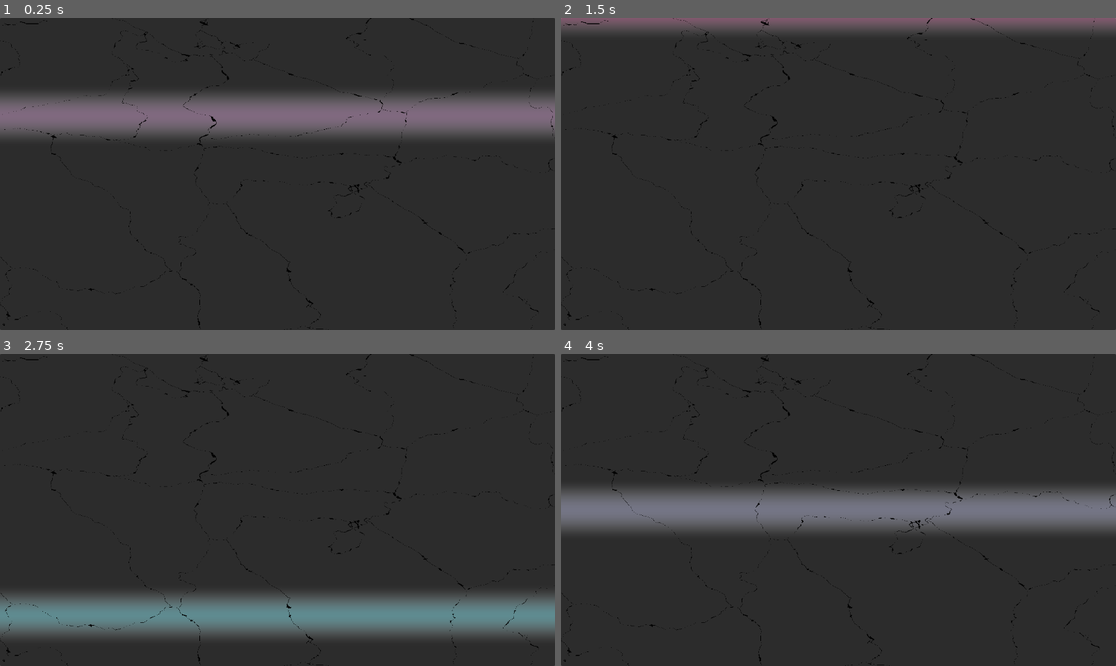
Above: before the commit, frames 1-4 (two rows, left to right).
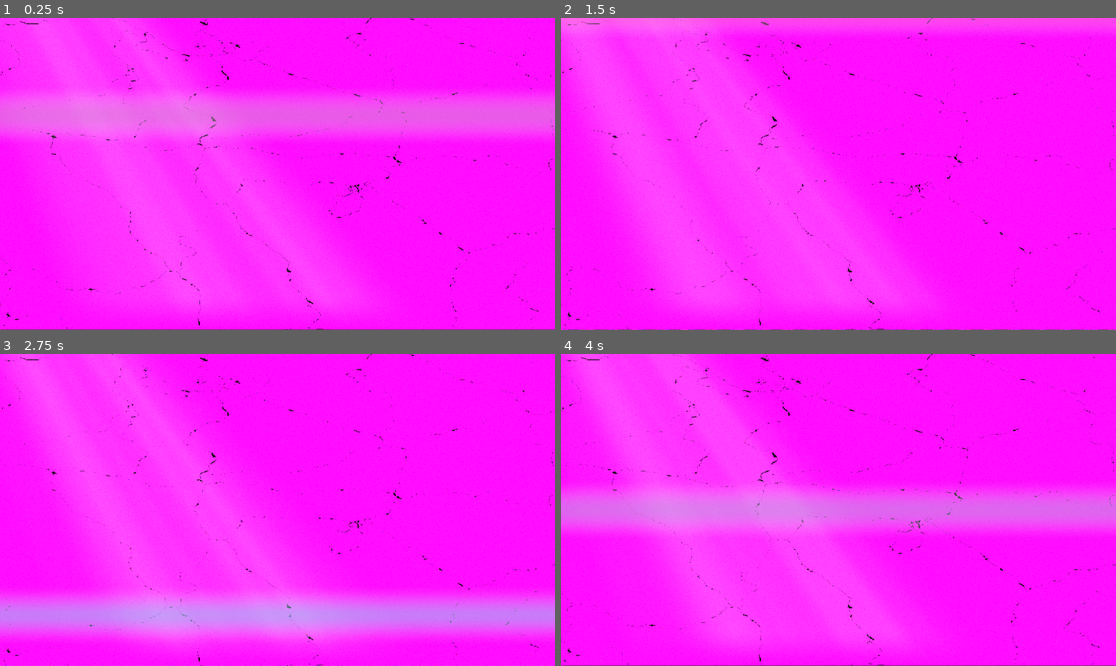
Above: after the commit, the same moments.

Repository: face-hh/wattesigma
Game: Godot game, scene res://Scenes/CEF.tscn
The game is run twice, just before and just after one commit, with the same random seed, the same clock (stepped at 60 frames per second) and the same inputs.
Inputs (mouse positions are in pixels of both pictures, inside the frame that each line leads up to):
- Up to frame 1 (0.25 s): no input
- Up to frame 2 (1.5 s): tap Enter at 0.5, 0.6 s; move the mouse to (960, 158) at 0.52 s; hold Up 0.53-1.28 s; click (960, 158) at 0.67 s; move the mouse to (727, 189) at 1.27 s; hold S from 1.28 s (still down); tap Keypad Enter at 1.35 s; click (727, 189) at 1.42 s
- Up to frame 3 (2.75 s): move the mouse to (333, 441) at 2.02 s; release S at 2.03 s; hold Up from 2.03 s (still down); tap Enter at 2.1 s; click (333, 441) at 2.17 s
- Up to frame 4 (4 s): move the mouse to (810, 572) at 2.77 s; tap Keypad Enter at 2.85 s; click (810, 572) at 2.92 s; move the mouse to (1005, 556) at 3.52 s; release Up at 3.53 s; hold S from 3.53 s (still down); tap Enter at 3.6 s; click (1005, 556) at 3.67 s

The runs differ from the first frame. In frame 1, 100% of the frame differs, in the area x 0-100%, y 0-100%; in frame 2, 100%; in frame 3, 100%; in frame 4, 100%.
Error before the commit: Invalid call. Nonexistent function 'initialize' in base 'Node'. (res://Scripts/CEF.gd:231)
Error after the commit: Invalid call. Nonexistent function 'initialize' in base 'Node'. (res://Scripts/CEF.gd:240)

Commit message:
more shader and code refactoring

Diff:
--- a/Scenes/CEF.tscn
+++ b/Scenes/CEF.tscn
@@ -1,11 +1,12 @@
-[gd_scene load_steps=15 format=3 uid="uid://cg0dpkfqho8xs"]
+[gd_scene load_steps=20 format=3 uid="uid://cg0dpkfqho8xs"]
 
 [ext_resource type="Script" path="res://Scripts/CEF.gd" id="1_j4gvw"]
 [ext_resource type="Shader" path="res://Shaders/test.gdshader" id="1_of60d"]
 [ext_resource type="Shader" path="res://Shaders/Blur.gdshader" id="2_qqkxj"]
 [ext_resource type="PackedScene" uid="uid://scu3pvp6we0w" path="res://Scenes/TabsOverlay.tscn" id="3_fpfdj"]
 [ext_resource type="PackedScene" uid="uid://bqc4y2g8862jh" path="res://Scenes/SearchBar.tscn" id="5_i6ar6"]
-[ext_resource type="Shader" path="res://Shaders/test2.gdshader" id="6_6nit7"]
+[ext_resource type="Shader" path="res://Shaders/wind.gdshader" id="5_j6ru3"]
+[ext_resource type="Shader" path="res://Shaders/BloodLossFeverBullshit.gdshader" id="6_6nit7"]
 [ext_resource type="Shader" path="res://Shaders/test3.gdshader" id="7_tdbtu"]
 
 [sub_resource type="ShaderMaterial" id="ShaderMaterial_gxtfe"]
@@ -20,23 +21,91 @@
 glow_strength = 0.49
 glow_blend_mode = 1
 
-[sub_resource type="Gradient" id="Gradient_0tigl"]
-colors = PackedColorArray(0.961188, 5.77569e-07, 0.503543, 1, 0, 1, 1, 1)
-
-[sub_resource type="GradientTexture1D" id="GradientTexture1D_aush5"]
-gradient = SubResource("Gradient_0tigl")
-
-[sub_resource type="ShaderMaterial" id="ShaderMaterial_ulghg"]
-shader = ExtResource("1_of60d")
-shader_parameter/size_effect = 0.1
-shader_parameter/speed = 2.625
-shader_parameter/highlight_strength = 0.5
-shader_parameter/color_mode_toggle = false
-shader_parameter/is_horizontal = false
-shader_parameter/color_gradient = SubResource("GradientTexture1D_aush5")
-
-[sub_resource type="ShaderMaterial" id="ShaderMaterial_41mvn"]
-shader = ExtResource("6_6nit7")
+[sub_resource type="Shader" id="Shader_jg38n"]
+code = "shader_type canvas_item;
+
+#define iResolution 1.0/SCREEN_PIXEL_SIZE
+#define iTime TIME
+
+uniform sampler2D iChannel0;
+uniform float strength = 1.0;
+uniform float speed = 1.0;
+uniform vec2 disp = vec2(1.0, 1.0);
+
+
+vec2 GetGradient(vec2 intPos, float t) {
+
+    // Uncomment for calculated rand
+    //float rand = fract(sin(dot(intPos, vec2(12.9898, 78.233))) * 43758.5453);;
+
+    // Texture-based rand (a bit faster on my GPU)
+    float rand = texture(iChannel0, intPos / 64.0).r;
+
+    // Rotate gradient: random starting rotation, random rotation rate
+    float angle = 6.283185 * rand + 4.0 * t * rand;
+    return vec2(cos(angle), sin(angle));
+}
+
+
+float Pseudo3dNoise(vec3 pos) {
+    vec2 i = floor(pos.xy);
+    vec2 f = pos.xy - i;
+    vec2 blend = f * f * (3.0 - 2.0 * f);
+    float noiseVal =
+        mix(
+            mix(
+                dot(GetGradient(i + vec2(0, 0), pos.z), f - vec2(0, 0)),
+                dot(GetGradient(i + vec2(1, 0), pos.z), f - vec2(1, 0)),
+                blend.x),
+            mix(
+                dot(GetGradient(i + vec2(0, 1), pos.z), f - vec2(0, 1)),
+                dot(GetGradient(i + vec2(1, 1), pos.z), f - vec2(1, 1)),
+                blend.x),
+        blend.y
+    );
+    return noiseVal / 0.7; // normalize to about [-1..1]
+}
+
+
+void fragment() {
+	float ratio = SCREEN_PIXEL_SIZE.x / SCREEN_PIXEL_SIZE.y;
+	vec2 noise_uv = UV / vec2(ratio, 1.0);
+    float noiseVal = 0.5 + 0.5 * Pseudo3dNoise(vec3(noise_uv * 10.0 * strength, iTime * speed));
+
+    vec2 uv = UV;
+    float noiseWeight = 0.05;
+    uv.x += noiseVal * noiseWeight * disp.x;
+    uv.y += noiseVal * noiseWeight * disp.y;
+    vec3 col = texture(iChannel0,uv).rgb;
+
+    COLOR.rgb = vec3(col);
+
+}"
+
+[sub_resource type="NoiseTexture2D" id="NoiseTexture2D_nw78w"]
+
+[sub_resource type="ShaderMaterial" id="ShaderMaterial_kp26g"]
+shader = SubResource("Shader_jg38n")
+shader_parameter/strength = 1.0
+shader_parameter/speed = 1.0
+shader_parameter/disp = Vector2(200, 100)
+shader_parameter/iChannel0 = SubResource("NoiseTexture2D_nw78w")
+
+[sub_resource type="ShaderMaterial" id="ShaderMaterial_q4nje"]
+shader = ExtResource("5_j6ru3")
+shader_parameter/angle = -0.125
+shader_parameter/position = -0.195
+shader_parameter/spread = 0.565
+shader_parameter/cutoff = 0.15
+shader_parameter/falloff = 0.12
+shader_parameter/edge_fade = 0.185
+shader_parameter/speed = 13.821
+shader_parameter/ray1_density = 8.0
+shader_parameter/ray2_density = 30.0
+shader_parameter/ray2_intensity = 0.17
+shader_parameter/color = Color(1, 0.9, 0.65, 0.3)
+shader_parameter/hdr = true
+shader_parameter/seed = 5.0
 
 [sub_resource type="ShaderMaterial" id="ShaderMaterial_7khm3"]
 shader = ExtResource("7_tdbtu")
@@ -51,6 +120,35 @@
 shader_parameter/reflection_offset = Vector2(1, 1)
 shader_parameter/reflection_color = Color(0, 0, 0, 1)
 
+[sub_resource type="ShaderMaterial" id="ShaderMaterial_41mvn"]
+shader = ExtResource("6_6nit7")
+shader_parameter/bits_per_channel = 8.0
+shader_parameter/dither_strength = 0.114
+shader_parameter/bloom_threshold = 1.0
+shader_parameter/bloom_intensity = 10.0
+shader_parameter/initial_pixelation = 2000.0
+shader_parameter/color_relaxation = 0.0
+shader_parameter/relaxation_color = Vector3(1, 1, 1)
+shader_parameter/threshold_r = 0.5
+shader_parameter/threshold_g = 0.5
+shader_parameter/threshold_b = 0.5
+shader_parameter/threshold_color = Vector3(1, 1, 1)
+
+[sub_resource type="Gradient" id="Gradient_0tigl"]
+colors = PackedColorArray(0.961188, 5.77569e-07, 0.503543, 1, 0, 1, 1, 1)
+
+[sub_resource type="GradientTexture1D" id="GradientTexture1D_aush5"]
+gradient = SubResource("Gradient_0tigl")
+
+[sub_resource type="ShaderMaterial" id="ShaderMaterial_ulghg"]
+shader = ExtResource("1_of60d")
+shader_parameter/size_effect = 0.1
+shader_parameter/speed = 2.625
+shader_parameter/highlight_strength = 0.5
+shader_parameter/color_mode_toggle = false
+shader_parameter/is_horizontal = false
+shader_parameter/color_gradient = SubResource("GradientTexture1D_aush5")
+
 [node name="GUI" type="Control"]
 layout_mode = 3
 anchors_preset = 15
@@ -117,7 +215,36 @@
 [node name="WorldEnvironment" type="WorldEnvironment" parent="."]
 environment = SubResource("Environment_uw372")
 
+[node name="ColorRect" type="ColorRect" parent="."]
+material = SubResource("ShaderMaterial_kp26g")
+layout_mode = 0
+offset_right = 1152.0
+offset_bottom = 647.0
+mouse_filter = 2
+
+[node name="CanvasLayer3" type="CanvasLayer" parent="."]
+
+[node name="ColorRect2" type="ColorRect" parent="CanvasLayer3"]
+material = SubResource("ShaderMaterial_q4nje")
+offset_right = 1154.0
+offset_bottom = 650.0
+mouse_filter = 2
+
+[node name="CanvasLayer2" type="CanvasLayer" parent="."]
+
+[node name="ColorRect" type="ColorRect" parent="CanvasLayer2"]
+material = SubResource("ShaderMaterial_7khm3")
+offset_right = 1152.0
+offset_bottom = 648.0
+mouse_filter = 2
+
 [node name="CanvasLayer" type="CanvasLayer" parent="."]
+
+[node name="FeverDream" type="ColorRect" parent="CanvasLayer"]
+material = SubResource("ShaderMaterial_41mvn")
+offset_right = 1152.0
+offset_bottom = 648.0
+mouse_filter = 2
 
 [node name="RandomAssHighlight" type="ColorRect" parent="CanvasLayer"]
 material = SubResource("ShaderMaterial_ulghg")
@@ -125,18 +252,5 @@
 offset_bottom = 648.0
 mouse_filter = 2
 
-[node name="InvertedScreen" type="ColorRect" parent="CanvasLayer"]
-visible = false
-material = SubResource("ShaderMaterial_41mvn")
-offset_right = 1152.0
-offset_bottom = 648.0
-mouse_filter = 2
-
-[node name="ColorRect" type="ColorRect" parent="CanvasLayer"]
-material = SubResource("ShaderMaterial_7khm3")
-offset_right = 1152.0
-offset_bottom = 648.0
-mouse_filter = 2
-
 [connection signal="gui_input" from="Panel/VBox/TextureRect" to="." method="_on_TextureRect_gui_input"]
 [connection signal="resized" from="Panel/VBox/TextureRect" to="." method="_on_texture_rect_resized"]
--- a/Scenes/SearchBar.tscn
+++ b/Scenes/SearchBar.tscn
@@ -1,15 +1,9 @@
-[gd_scene load_steps=5 format=3 uid="uid://bqc4y2g8862jh"]
+[gd_scene load_steps=4 format=3 uid="uid://bqc4y2g8862jh"]
 
 [ext_resource type="Script" path="res://Scripts/SearchBar.gd" id="1_qomkm"]
 [ext_resource type="Texture2D" uid="uid://bpvqnk47p66ls" path="res://Assets/background.png" id="2_k476r"]
 
 [sub_resource type="ShaderMaterial" id="ShaderMaterial_7c5eb"]
-
-[sub_resource type="Environment" id="Environment_7erpx"]
-background_mode = 3
-glow_enabled = true
-glow_strength = 0.49
-glow_blend_mode = 1
 
 [node name="Control" type="Control"]
 layout_mode = 3
@@ -36,7 +30,4 @@
 caret_blink_interval = 0.5
 caret_mid_grapheme = true
 
-[node name="WorldEnvironment" type="WorldEnvironment" parent="."]
-environment = SubResource("Environment_7erpx")
-
 [connection signal="gui_input" from="TextEdit" to="." method="_on_text_edit_gui_input"]
--- a/Scripts/CEF.gd
+++ b/Scripts/CEF.gd
@@ -17,6 +17,15 @@
 
 @onready var mouse_pressed : bool = false
 @onready var tabs_overlay = $TabsOverlay
+
+@onready var nodes_to_resize: Array[Node] = [
+	$BlurOverlay,
+	$BlurOverlay/ColorOverlay,
+	$CanvasLayer3/ColorRect2,
+	$CanvasLayer2/ColorRect,
+	$CanvasLayer/FeverDream,
+	$CanvasLayer/RandomAssHighlight
+]
 
 func create_default_page():
 	var file = FileAccess.open(DEFAULT_PAGE, FileAccess.WRITE)
@@ -216,8 +225,8 @@
 
 	var panel_size = $Panel.get_size()
 
-	$BlurOverlay.size = panel_size
-	$BlurOverlay/ColorOverlay.size = panel_size
+	for node in nodes_to_resize:
+		node.size = panel_size
 
 	var search_bar = $SearchBar
 	var search_bar_size = search_bar.get_size()
--- /dev/null
+++ b/Shaders/BloodLossFeverBullshit.gdshader
@@ -0,0 +1,56 @@
+shader_type canvas_item;
+
+uniform sampler2D SCREEN_TEXTURE : hint_screen_texture;
+uniform float bits_per_channel : hint_range(1.0, 8.0) = 4.0;
+uniform float dither_strength : hint_range(0.0, 1.0) = 0.1;
+uniform float bloom_threshold : hint_range(0.0, 1.0) = 0.5;
+uniform float bloom_intensity : hint_range(0.0, 10.0) = 2.0;
+uniform float initial_pixelation : hint_range(501, 2000) = 2000; // Initial pixelation value
+uniform float color_relaxation : hint_range(0.0, 1.0) = 0.5;
+uniform vec3 relaxation_color = vec3(1.0, 1.0, 1.0);
+uniform float threshold_r : hint_range(0.0, 1.0) = 0.5;
+uniform float threshold_g : hint_range(0.0, 1.0) = 0.5;
+uniform float threshold_b : hint_range(0.0, 1.0) = 0.5;
+uniform vec3 threshold_color = vec3(1.0, 1.0, 1.0);
+
+float noise(vec2 uv) {
+    return fract(sin(dot(uv, vec2(12.9898, 78.233))) * 43758.5453);
+}
+
+void fragment() {
+    // Calculate current pixelation value
+    float cycle_time = mod(TIME, 1.0); // Repeats every second
+    float current_pixelation = initial_pixelation - 500.0 * smoothstep(0.0, 1.0, cycle_time);
+
+    vec2 pixel_uv = floor(UV * current_pixelation) / current_pixelation;
+    vec4 col = texture(SCREEN_TEXTURE, pixel_uv);
+    float max_val = pow(2.0, bits_per_channel) - 1.0;
+    col.rgb = floor(col.rgb * max_val) / max_val;
+    vec3 dither = vec3(
+        noise(pixel_uv + TIME),
+        noise(pixel_uv + TIME + vec2(1.0, 0.0)),
+        noise(pixel_uv + TIME + vec2(0.0, 1.0))
+    );
+    col.rgb += dither * dither_strength;
+
+    // Color relaxation
+    col.rgb = mix(col.rgb, relaxation_color, color_relaxation);
+
+    // Threshold
+    if (col.r > threshold_r) {
+        col.r = threshold_color.r;
+    }
+    if (col.g > threshold_g) {
+        col.g = threshold_color.g;
+    }
+    if (col.b > threshold_b) {
+        col.b = threshold_color.b;
+    }
+
+    // Bloom
+    if (col.r > bloom_threshold || col.g > bloom_threshold || col.b > bloom_threshold) {
+        col.rgb += (col.rgb - bloom_threshold) * bloom_intensity;
+    }
+
+    COLOR = col;
+}
--- a/Shaders/test2.gdshader
+++ /dev/null
@@ -1,8 +0,0 @@
-shader_type canvas_item;
-uniform sampler2D existing_screen_texture: hint_screen_texture, filter_linear_mipmap;
-
-void fragment() {
-	vec3 new_color = texture(existing_screen_texture, SCREEN_UV, 0.0).rgb;
-	new_color = vec3(1.0) - new_color;
-	COLOR.rgb = new_color;
-}
--- /dev/null
+++ b/Shaders/wind.gdshader
@@ -0,0 +1,109 @@
+/*
+Shader from Godot Shaders - the free shader library.
+godotshaders.com/shader/god-rays
+
+Feel free to use, improve and change this shader according to your needs
+and consider sharing the modified result on godotshaders.com.
+*/
+
+shader_type canvas_item;
+
+uniform float angle = -0.125;
+uniform float position = 0.06;
+uniform float spread : hint_range(0.0, 1.0) = 0.565;
+uniform float cutoff : hint_range(-1.0, 1.0) = 0.15;
+uniform float falloff : hint_range(0.0, 1.0) = 0.12;
+uniform float edge_fade : hint_range(0.0, 1.0) = 0.185;
+
+uniform float speed = 1.055;
+uniform float ray1_density = 8.0;
+uniform float ray2_density = 30.0;
+uniform float ray2_intensity : hint_range(0.0, 1.0) = 0.17;
+
+uniform sampler2D SCREEN_TEXTURE : hint_screen_texture, filter_linear_mipmap;
+
+uniform vec4 color : source_color = vec4(1.0, 0.9, 0.65, 0.3);
+
+uniform bool hdr = true;
+uniform float seed = 5.0;
+
+// Random and noise functions from Book of Shader's chapter on Noise.
+float random(vec2 _uv) {
+    return fract(sin(dot(_uv.xy,
+                         vec2(12.9898, 78.233))) *
+        43758.5453123);
+}
+
+float noise (in vec2 uv) {
+    vec2 i = floor(uv);
+    vec2 f = fract(uv);
+
+    // Four corners in 2D of a tile
+    float a = random(i);
+    float b = random(i + vec2(1.0, 0.0));
+    float c = random(i + vec2(0.0, 1.0));
+    float d = random(i + vec2(1.0, 1.0));
+
+
+    // Smooth Interpolation
+
+    // Cubic Hermine Curve. Same as SmoothStep()
+    vec2 u = f * f * (3.0-2.0 * f);
+
+    // Mix 4 coorners percentages
+    return mix(a, b, u.x) +
+            (c - a)* u.y * (1.0 - u.x) +
+            (d - b) * u.x * u.y;
+}
+
+mat2 rotate(float _angle){
+    return mat2(vec2(cos(_angle), -sin(_angle)),
+                vec2(sin(_angle), cos(_angle)));
+}
+
+vec4 screen(vec4 base, vec4 blend){
+	return 1.0 - (1.0 - base) * (1.0 - blend);
+}
+
+void fragment()
+{
+
+	// Rotate, skew and move the UVs
+	vec2 transformed_uv = ( rotate(angle) * (UV - position) )  / ( (UV.y + spread) - (UV.y * spread) );
+
+	// Animate the ray according the the new transformed UVs
+	vec2 ray1 = vec2(transformed_uv.x * ray1_density + sin(TIME * 0.1 * speed) * (ray1_density * 0.2) + seed, 1.0);
+	vec2 ray2 = vec2(transformed_uv.x * ray2_density + sin(TIME * 0.2 * speed) * (ray1_density * 0.2) + seed, 1.0);
+
+	// Cut off the ray's edges
+	float cut = step(cutoff, transformed_uv.x) * step(cutoff, 1.0 - transformed_uv.x);
+	ray1 *= cut;
+	ray2 *= cut;
+
+	// Apply the noise pattern (i.e. create the rays)
+	float rays;
+
+	if (hdr){
+		// This is not really HDR, but check this to not clamp the two merged rays making
+		// their values go over 1.0. Can make for some nice effect
+		rays = noise(ray1) + (noise(ray2) * ray2_intensity);
+	}
+	else{
+		 rays = clamp(noise(ray1) + (noise(ray2) * ray2_intensity), 0., 1.);
+	}
+
+	// Fade out edges
+	rays *= smoothstep(0.0, falloff, (1.0 - UV.y)); // Bottom
+	rays *= smoothstep(0.0 + cutoff, edge_fade + cutoff, transformed_uv.x); // Left
+	rays *= smoothstep(0.0 + cutoff, edge_fade + cutoff, 1.0 - transformed_uv.x); // Right
+
+	// Color to the rays
+	vec3 shine = vec3(rays) * color.rgb;
+
+	// Try different blending modes for a nicer effect. "Screen" is included in the code,
+	// but take a look at https://godotshaders.com/snippet/blending-modes/ for more.
+	// With "Screen" blend mode:
+	shine = screen(texture(SCREEN_TEXTURE, SCREEN_UV), vec4(color)).rgb;
+
+	COLOR = vec4(shine, rays * color.a);
+}
